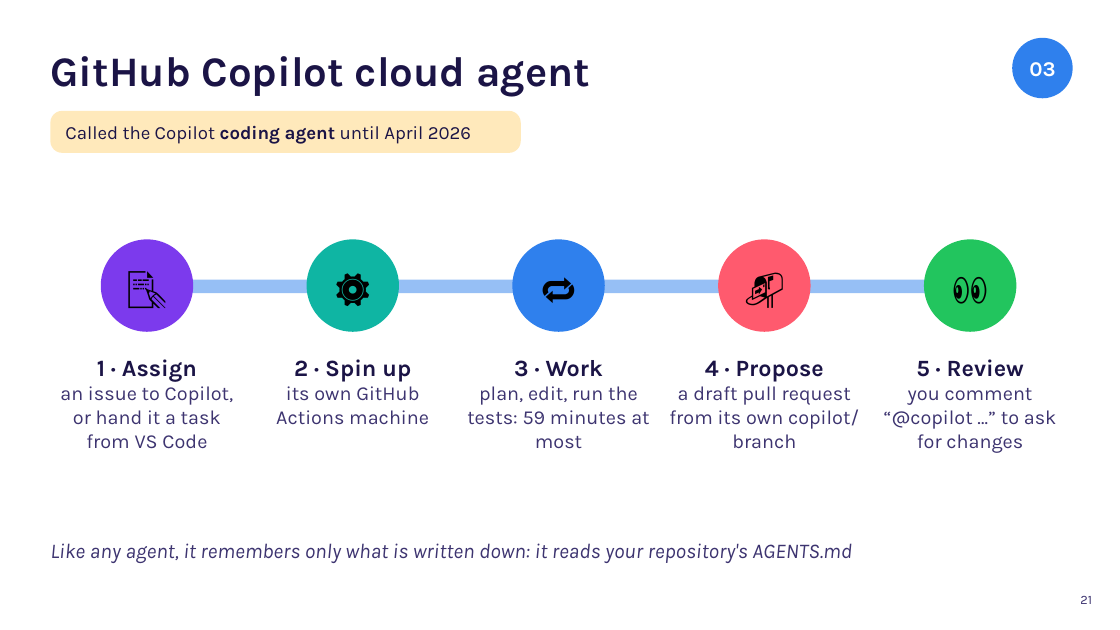
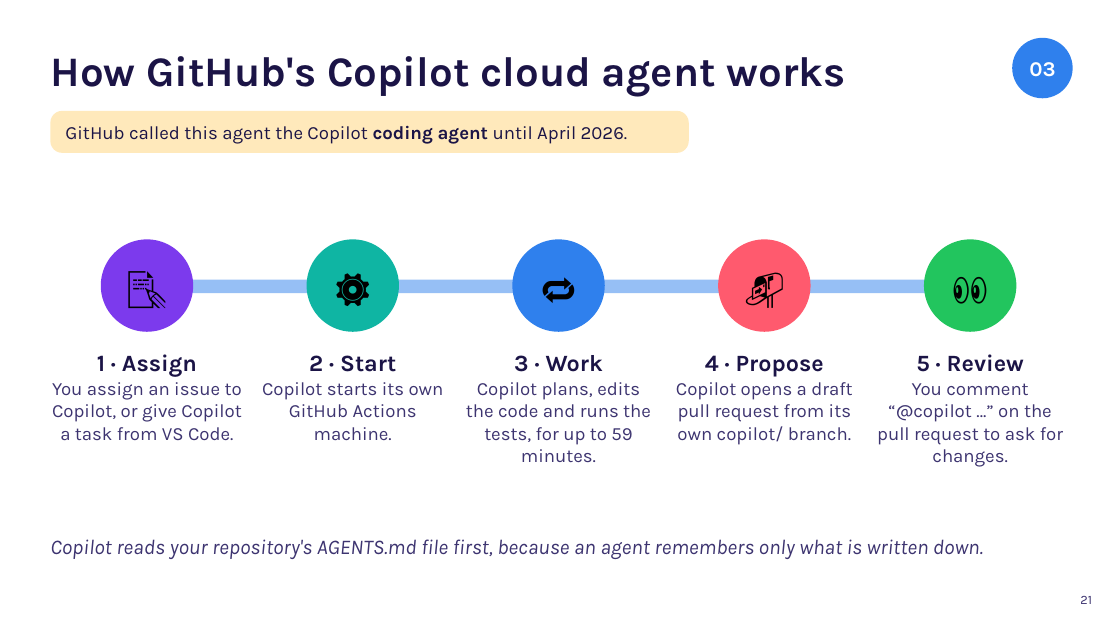
Before and after one commit to karoluciecha/ai-assisted-programming-module, a slide deck: slide 21 of lectures-and-labs/week06/agents-lecture.pptx. Drawn at 1120x630 pixels with LibreOffice and Linux fonts; fonts in the diff are those of the drawing. Boxes give left, top, right and bottom in pixels: in the first picture for what was removed or moved away, otherwise in the second. Text is boxed around its words. In the diff, an @@ line names an element or a change of style, - is before the commit and + after.

```diff
--- a/lectures-and-labs/week06/agents-lecture.pptx
+++ b/lectures-and-labs/week06/agents-lecture.pptx
@@ title at bbox=[50, 56, 846, 97]: text changed @@
-GitHub Copilot cloud agent
+How GitHub's Copilot cloud agent works
@@ rounded rectangle "GitHub called this agent the ...": place and size @@
-rounded rectangle "GitHub called this agent the ..." at bbox=[50, 111, 521, 153]
+rounded rectangle "GitHub called this agent the ..." at bbox=[50, 111, 689, 153]
@@ text in rounded rectangle at bbox=[65, 126, 628, 144]: text changed @@
-Called the Copilot coding agent until April 2026
+GitHub called this agent the Copilot coding agent until April 2026.
@@ text at bbox=[262, 355, 444, 440]: text changed; size 17 to 16 pt @@
-2 · Spin up
-its own GitHub Actions machine
+2 · Start
+Copilot starts its own GitHub Actions machine.
@@ text at bbox=[52, 382, 242, 440]: text changed; size 17 to 16 pt @@
-an issue to Copilot, or hand it a task from VS Code
+You assign an issue to Copilot, or give Copilot a task from VS Code.
@@ text at bbox=[466, 382, 651, 462]: text changed; size 17 to 16 pt @@
-plan, edit, run the tests: 59 minutes at most
+Copilot plans, edits the code and runs the tests, for up to 59 minutes.
@@ text at bbox=[676, 382, 852, 445]: text changed; size 17 to 16 pt @@
-a draft pull request from its own copilot/ branch
+Copilot opens a draft pull request from its own copilot/ branch.
@@ text at bbox=[877, 383, 1063, 467]: text changed; size 17 to 16 pt @@
-you comment “@copilot …” to ask for changes
+You comment “@copilot …” on the pull request to ask for changes.
@@ text at bbox=[50, 539, 983, 559]: text changed @@
-Like any agent, it remembers only what is written down: it reads your repository's AGENTS.md
+Copilot reads your repository's AGENTS.md file first, because an agent remembers only what is written down.
```
Also in this commit, not shown: 21 other slides changed, 3 slides removed, 1 other file.
